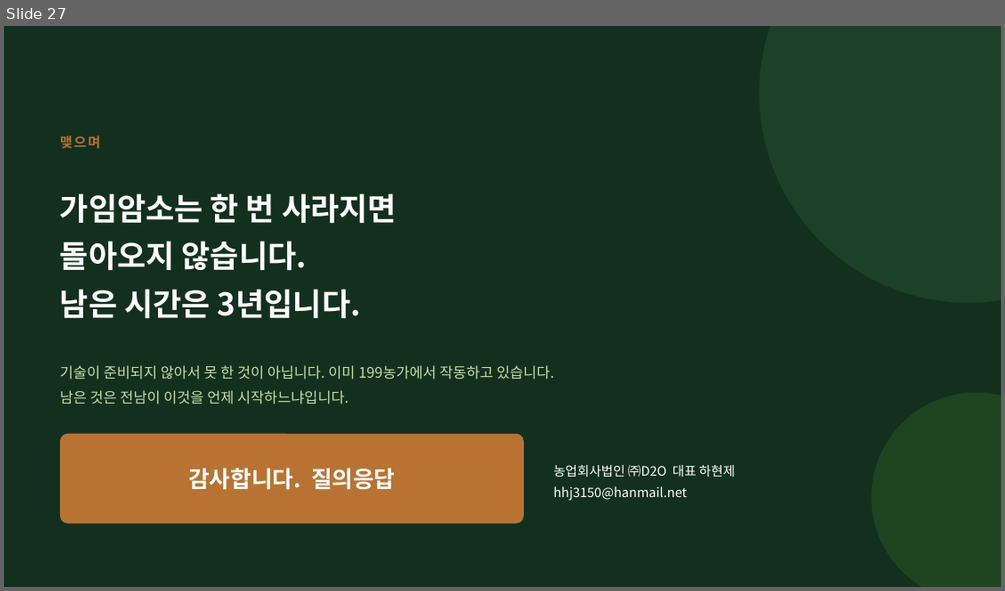
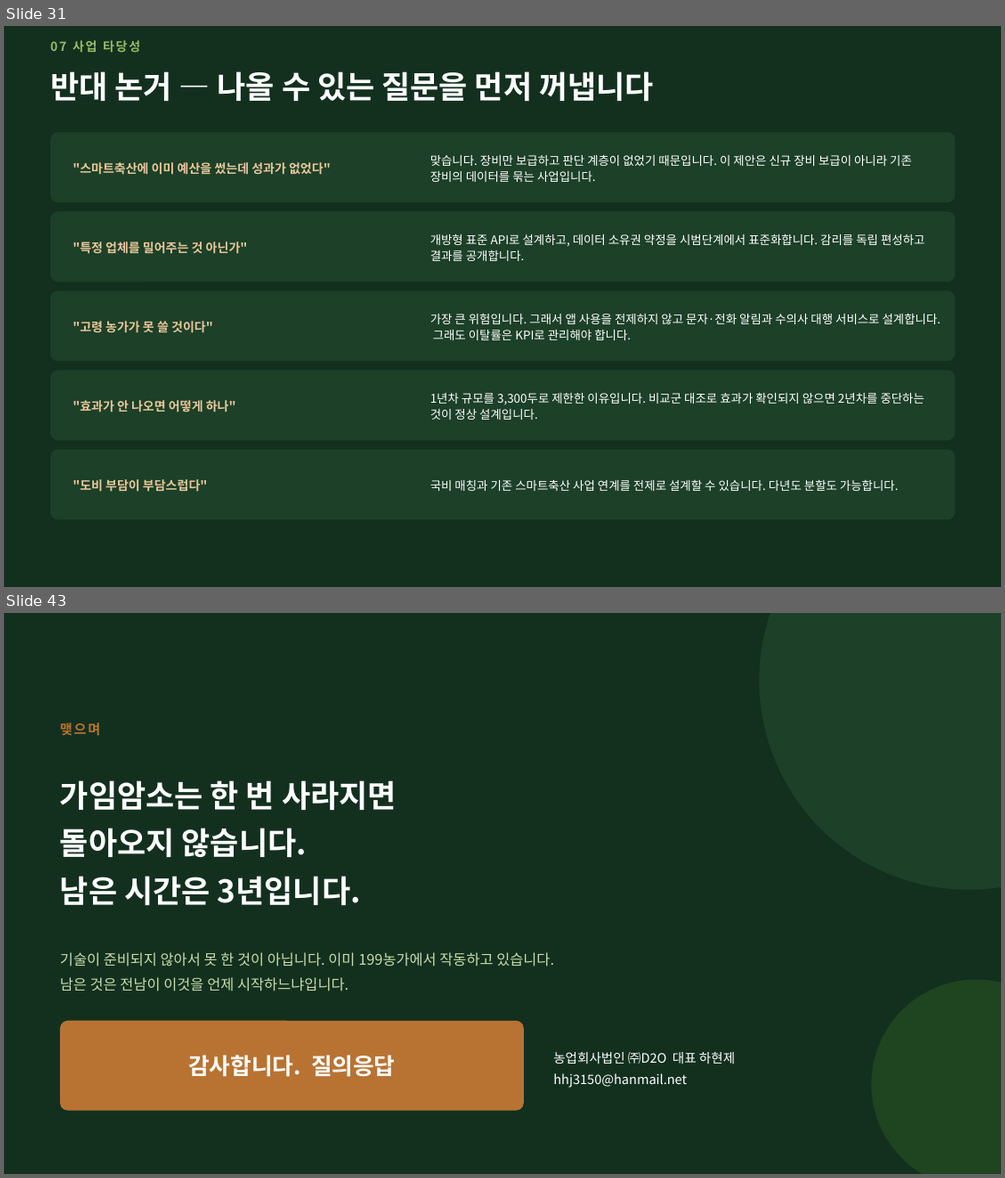
Before and after one commit to hhj3150/Dr-Ha--agent, a slide deck: deliverables/2026-08-03-jeonnam-province/전남한우AX_국가실증거점_제안.pptx. Shown one above the other, each under a label of ours: slide 27 before the commit, slides 31 and 43 after it; the slides between them are not shown. The pictures are 1005x591 and 1005x1178 pixels, drawn with LibreOffice and Linux fonts; fonts in the diff are those of the drawing. Boxes give left, top, right and bottom in pixels: in the first picture for what was removed or moved away, otherwise in the second. Text is boxed around its words. In the diff, an @@ line names an element or a change of style, - is before the commit and + after.

```diff
--- a/deliverables/2026-08-03-jeonnam-province/전남한우AX_국가실증거점_제안.pptx
+++ b/deliverables/2026-08-03-jeonnam-province/전남한우AX_국가실증거점_제안.pptx
@@ slide 31 added at (x1=4, y1=26, x2=1001, y2=587), background #13301F @@
@@ text added at (x1=50, y1=40, x2=140, y2=52), 12 pt, text #97BC62, bold @@
+07 사업 타당성
@@ text added at (x1=50, y1=71, x2=654, y2=101), 30 pt, text #FFFFFF, bold @@
+반대 논거 — 나올 수 있는 질문을 먼저 꺼냅니다
@@ rounded rectangle added at (x1=50, y1=132, x2=955, y2=202), fill #1C4028 @@
@@ text added at (x1=430, y1=155, x2=912, y2=182), 11.5 pt, text #FFFFFF @@
+맞습니다. 장비만 보급하고 판단 계층이 없었기 때문입니다. 이 제안은 신규 장비 보급이 아니라 기존 장비의 데이터를 묶는 사업입니다.
@@ text added at (x1=73, y1=162, x2=331, y2=175), 12 pt, text #E9C79A, bold @@
+"스마트축산에 이미 예산을 썼는데 성과가 없었다"
@@ rounded rectangle added at (x1=50, y1=211, x2=955, y2=281), fill #1C4028 @@
@@ text added at (x1=430, y1=233, x2=924, y2=261), 11.5 pt, text #FFFFFF @@
+개방형 표준 API로 설계하고, 데이터 소유권 약정을 시범단계에서 표준화합니다. 감리를 독립 편성하고 결과를 공개합니다.
@@ text added at (x1=73, y1=241, x2=248, y2=254), 12 pt, text #E9C79A, bold @@
+"특정 업체를 밀어주는 것 아닌가"
@@ rounded rectangle added at (x1=50, y1=290, x2=955, y2=361), fill #1C4028 @@
@@ text added at (x1=430, y1=313, x2=941, y2=340), 11.5 pt, text #FFFFFF @@
+가장 큰 위험입니다. 그래서 앱 사용을 전제하지 않고 문자·전화 알림과 수의사 대행 서비스로 설계합니다. 그래도 이탈률은 KPI로 관리해야 합니다.
@@ text added at (x1=73, y1=321, x2=213, y2=333), 12 pt, text #E9C79A, bold @@
+"고령 농가가 못 쓸 것이다"
@@ rounded rectangle added at (x1=50, y1=370, x2=955, y2=440), fill #1C4028 @@
@@ text added at (x1=430, y1=393, x2=924, y2=419), 11.5 pt, text #FFFFFF @@
+1년차 규모를 3,300두로 제한한 이유입니다. 비교군 대조로 효과가 확인되지 않으면 2년차를 중단하는 것이 정상 설계입니다.
@@ text added at (x1=73, y1=400, x2=236, y2=412), 12 pt, text #E9C79A, bold @@
+"효과가 안 나오면 어떻게 하나"
@@ rounded rectangle added at (x1=50, y1=450, x2=955, y2=520), fill #1C4028 @@
@@ text added at (x1=73, y1=479, x2=208, y2=491), 12 pt, text #E9C79A, bold @@
+"도비 부담이 부담스럽다"
@@ text added at (x1=430, y1=479, x2=898, y2=491), 11.5 pt, text #FFFFFF @@
+국비 매칭과 기존 스마트축산 사업 연계를 전제로 설계할 수 있습니다. 다년도 분할도 가능합니다.
@@ rounded rectangle added at (x1=50, y1=531, x2=955, y2=531), fill #13301F @@
@@ what was slide 27 is now slide 43 @@
```
Also in this commit, not shown: 21 slides changed, 18 other slides added, 3 slides removed, 2 other files.
